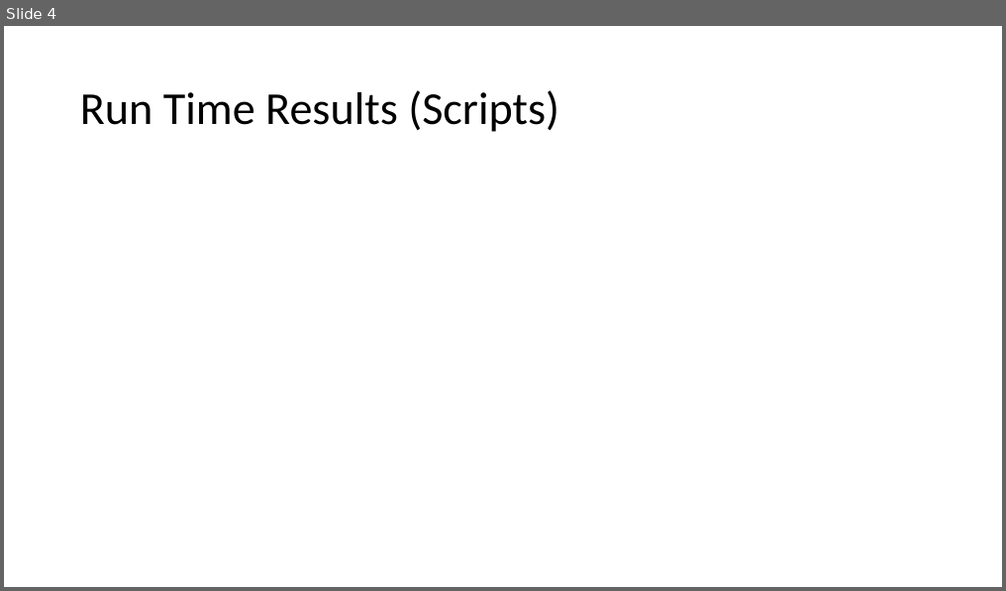
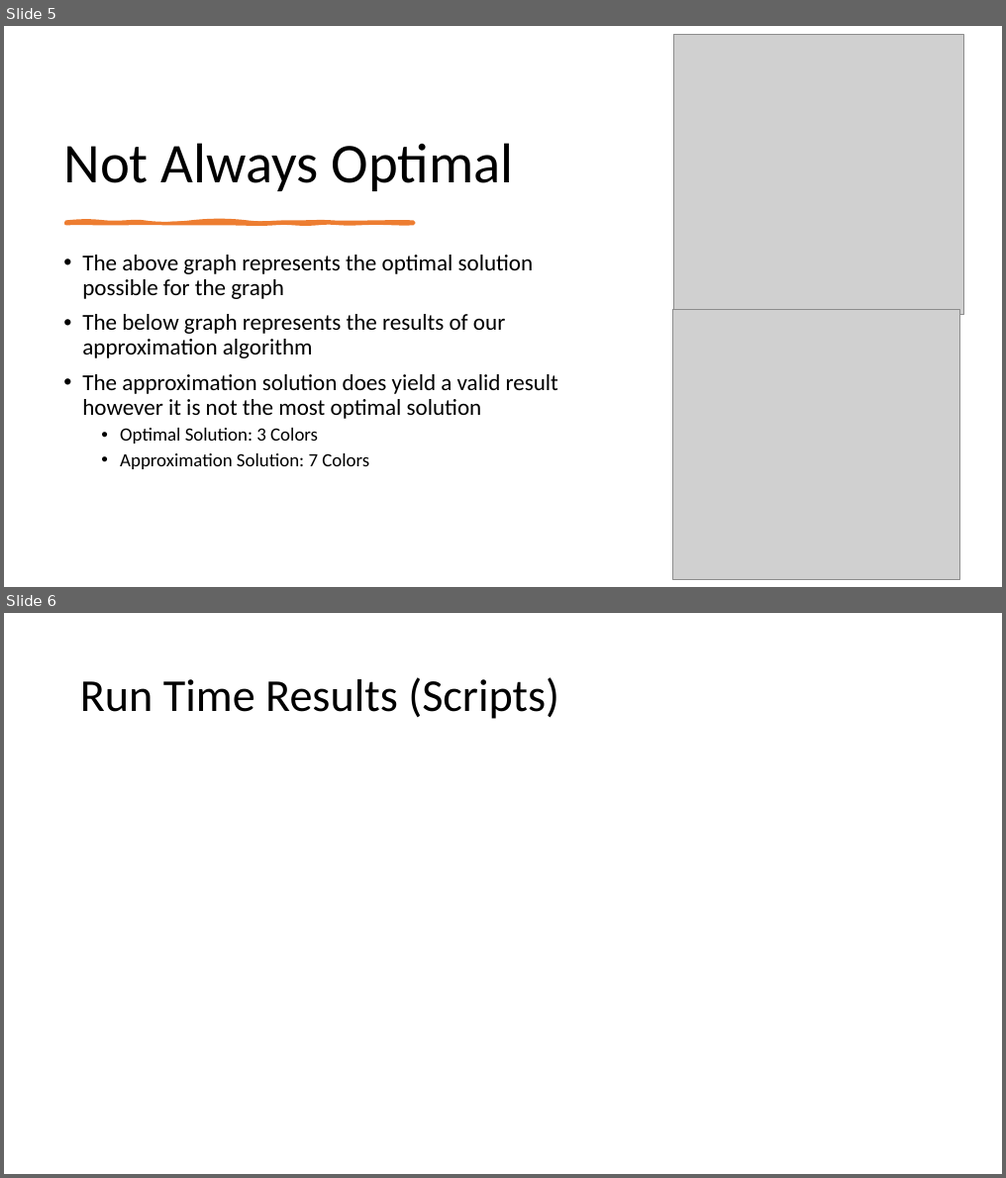
Before and after one commit to smit36jm/CS412-NP_COMPLETE, a slide deck: presentations/Approx Presentation.pptx. Shown one above the other, each under a label of ours: slide 4 before the commit, slides 5 and 6 after it. The pictures are 1006x591 and 1006x1178 pixels, drawn with LibreOffice and Linux fonts; fonts in the diff are those of the drawing; grey boxes stand for pictures. Boxes give left, top, right and bottom in pixels: in the first picture for what was removed or moved away, otherwise in the second. Text is boxed around its words. In the diff, an @@ line names an element or a change of style, - is before the commit and + after.

Commit message:
Approx Mostly Done

```diff
--- a/presentations/Approx Presentation.pptx
+++ b/presentations/Approx Presentation.pptx
@@ slide 5 added at box(4, 26, 1002, 587), background #FFFFFF @@
@@ picture added at box(674, 34, 963, 315) @@
@@ title added at box(63, 143, 514, 191), 54 pt, text #000000 @@
+Not Always Optimal
@@ freeform shape added at box(66, 222, 414, 224), fill #ED7D31, outline #ED7D31 3.25 pt @@
@@ text added at box(82, 255, 558, 470), 22 pt, text #000000 @@
+• The above graph represents the optimal solution possible for the graph
+• The below graph represents the results of our approximation algorithm
+• The approximation solution does yield a valid result however it is not the most optimal solution
+  • Optimal Solution: 3 Colors
+  • Approximation Solution: 7 Colors
@@ picture added at box(673, 310, 960, 579) @@
@@ what was slide 4 is now slide 6 @@
```
Also in this commit, not shown: 2 slides changed, 3 other slides added, 2 slides removed.
